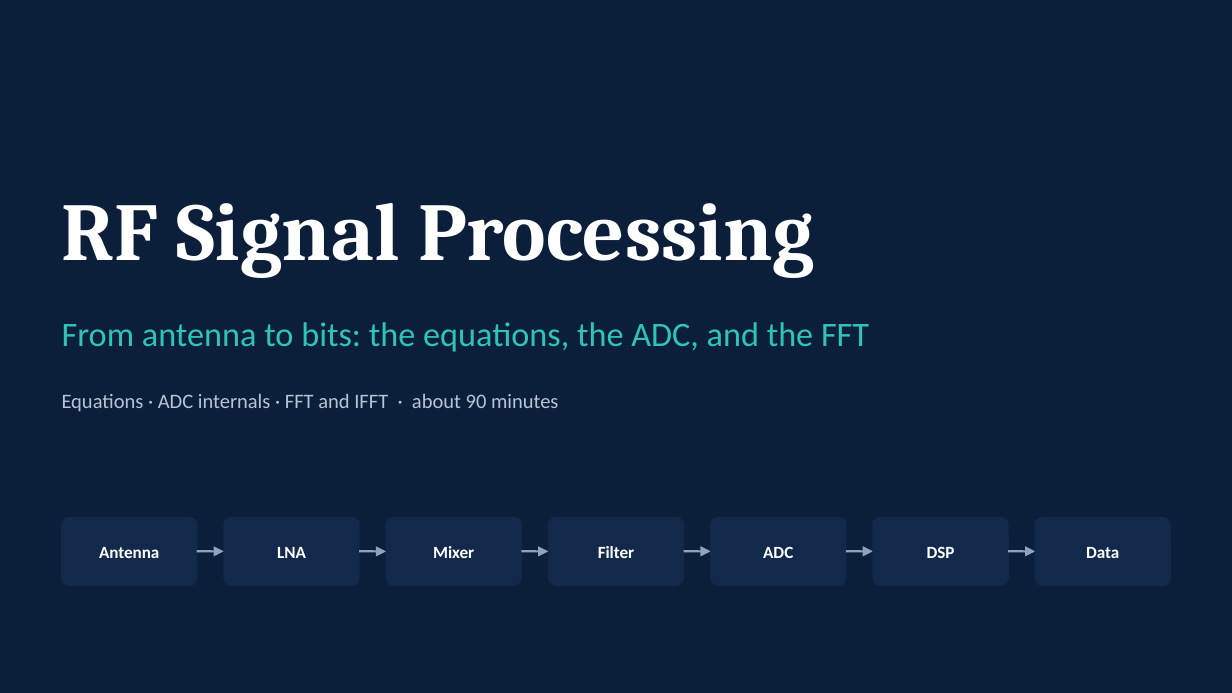
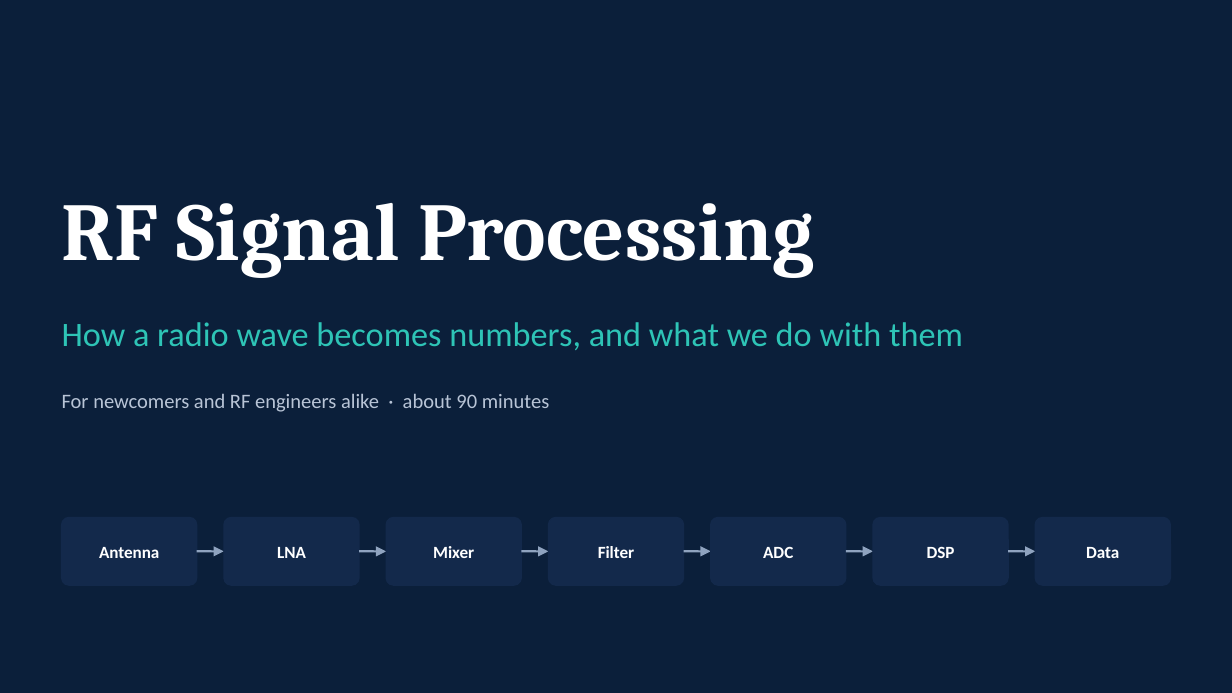
Before and after one commit to shivarampb/RF_Signal_Processing_Equations, a slide deck: slide 1 of presentation/RF_Signal_Processing.pptx. Drawn at 1232x693 pixels with LibreOffice and Linux fonts; fonts in the diff are those of the drawing. Boxes give left, top, right and bottom in pixels: in the first picture for what was removed or moved away, otherwise in the second. Text is boxed around its words. In the diff, an @@ line names an element or a change of style, - is before the commit and + after.

```diff
--- a/presentation/RF_Signal_Processing.pptx
+++ b/presentation/RF_Signal_Processing.pptx
@@ text at [62, 322, 963, 350]: text changed @@
-From antenna to bits: the equations, the ADC, and the FFT
+How a radio wave becomes numbers, and what we do with them
@@ text at [62, 393, 549, 412]: text changed @@
-Equations · ADC internals · FFT and IFFT · about 90 minutes
+For newcomers and RF engineers alike · about 90 minutes
```
Also in this commit, not shown: 32 other slides changed, 18 slides added, 11 slides removed, 7 other files.
